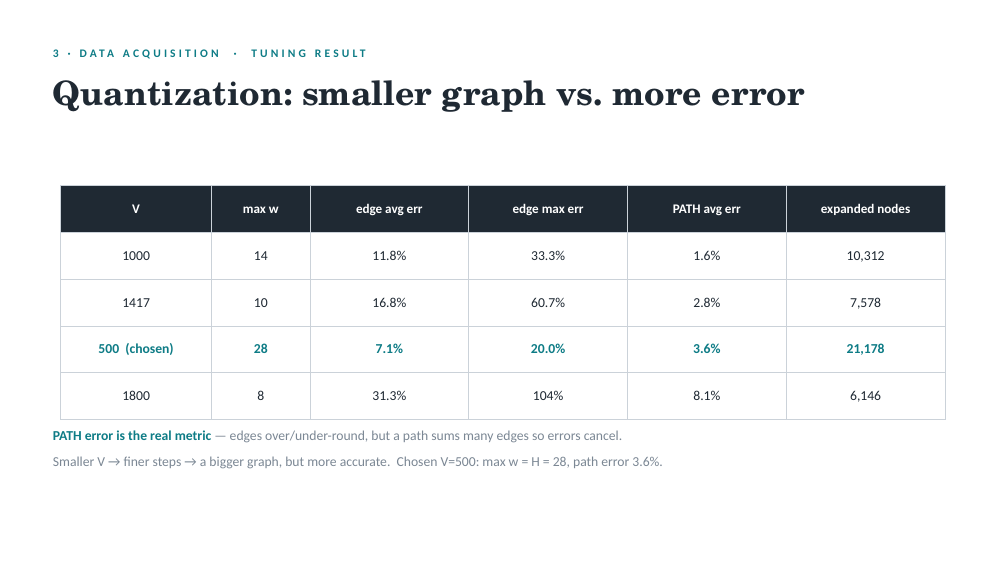
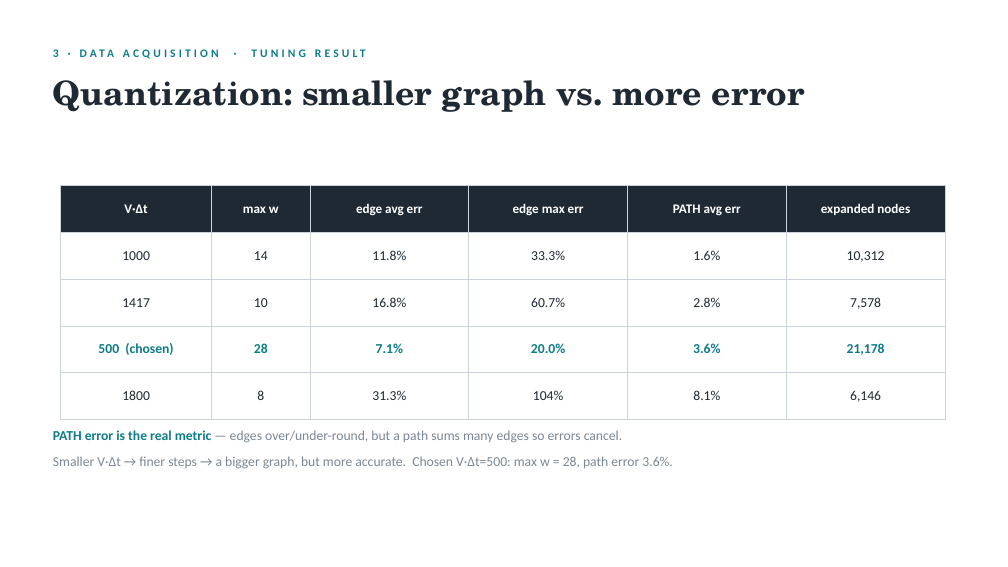
Before and after one commit to dohyunKim0309/OHT_MAPF, a slide deck: slide 10 of results/presentation/OHT_MAPF_presentation.pptx. Drawn at 1008x567 pixels with LibreOffice and Linux fonts; fonts in the diff are those of the drawing. Boxes give left, top, right and bottom in pixels: in the first picture for what was removed or moved away, otherwise in the second. Text is boxed around its words. In the diff, an @@ line names an element or a change of style, - is before the commit and + after.

```diff
--- a/results/presentation/OHT_MAPF_presentation.pptx
+++ b/results/presentation/OHT_MAPF_presentation.pptx
@@ table at (x1=60, y1=185, x2=945, y2=406) @@
-row 1, column 1: V
+row 1, column 1: V·Δt
@@ text at (x1=53, y1=456, x2=672, y2=469): text changed @@
-Smaller V → finer steps → a bigger graph, but more accurate. Chosen V=500: max w = H = 28, path error 3.6%.
+Smaller V·Δt → finer steps → a bigger graph, but more accurate. Chosen V·Δt=500: max w = 28, path error 3.6%.
```
Also in this commit, not shown: 5 other slides changed, 1 slide added, 1 slide removed, 1 other file.
